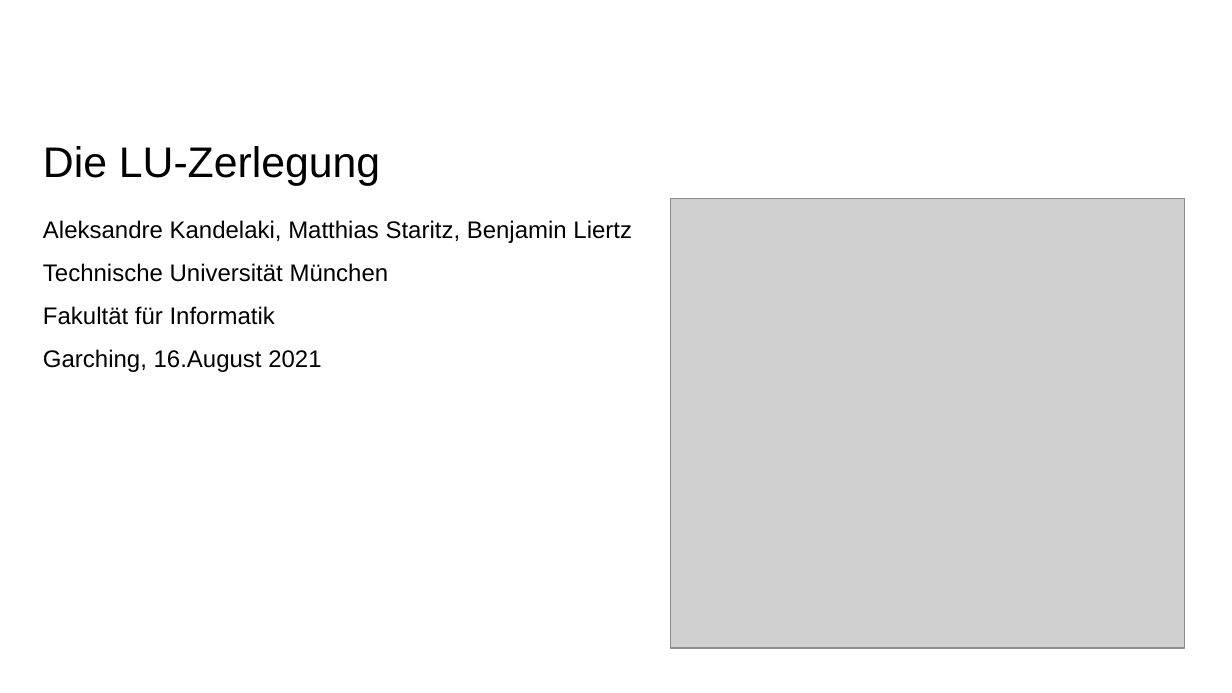
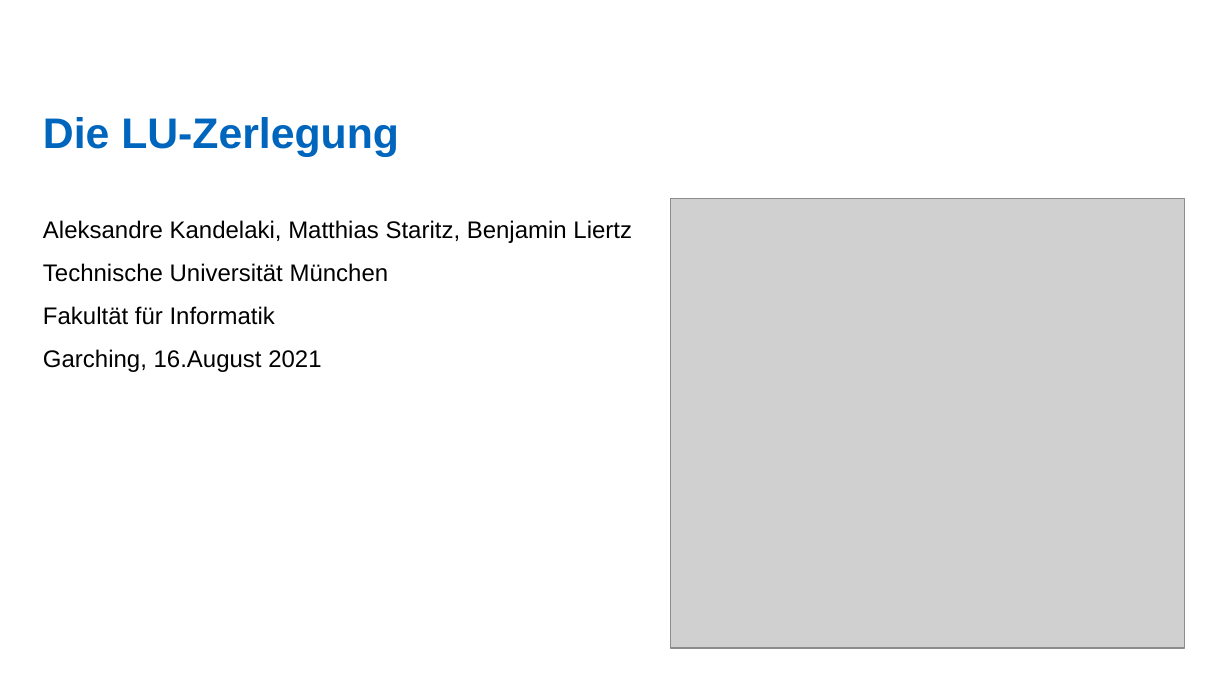
Before and after one commit to kandelak/ludecomposition, a slide deck: slide 1 of Vortrag/LU-Zerlegung 2.0.pptx. Drawn at 1232x693 pixels with LibreOffice and Linux fonts; fonts in the diff are those of the drawing; grey boxes stand for pictures; background and template pictures are left out. Boxes give left, top, right and bottom in pixels: in the first picture for what was removed or moved away, otherwise in the second. Text is boxed around its words. In the diff, an @@ line names an element or a change of style, - is before the commit and + after.

```diff
--- a/Vortrag/LU-Zerlegung 2.0.pptx
+++ b/Vortrag/LU-Zerlegung 2.0.pptx
@@ title "Die LU-Zerlegung": place and size @@
-title "Die LU-Zerlegung" at (43, 146, 380, 185)
+title "Die LU-Zerlegung" at (43, 117, 399, 157)
@@ title "Die LU-Zerlegung" at (43, 117, 399, 157): text colour #000000 to #0065BD, bold on @@
```
Also in this commit, not shown: 5 other slides changed, 2 slides removed.
